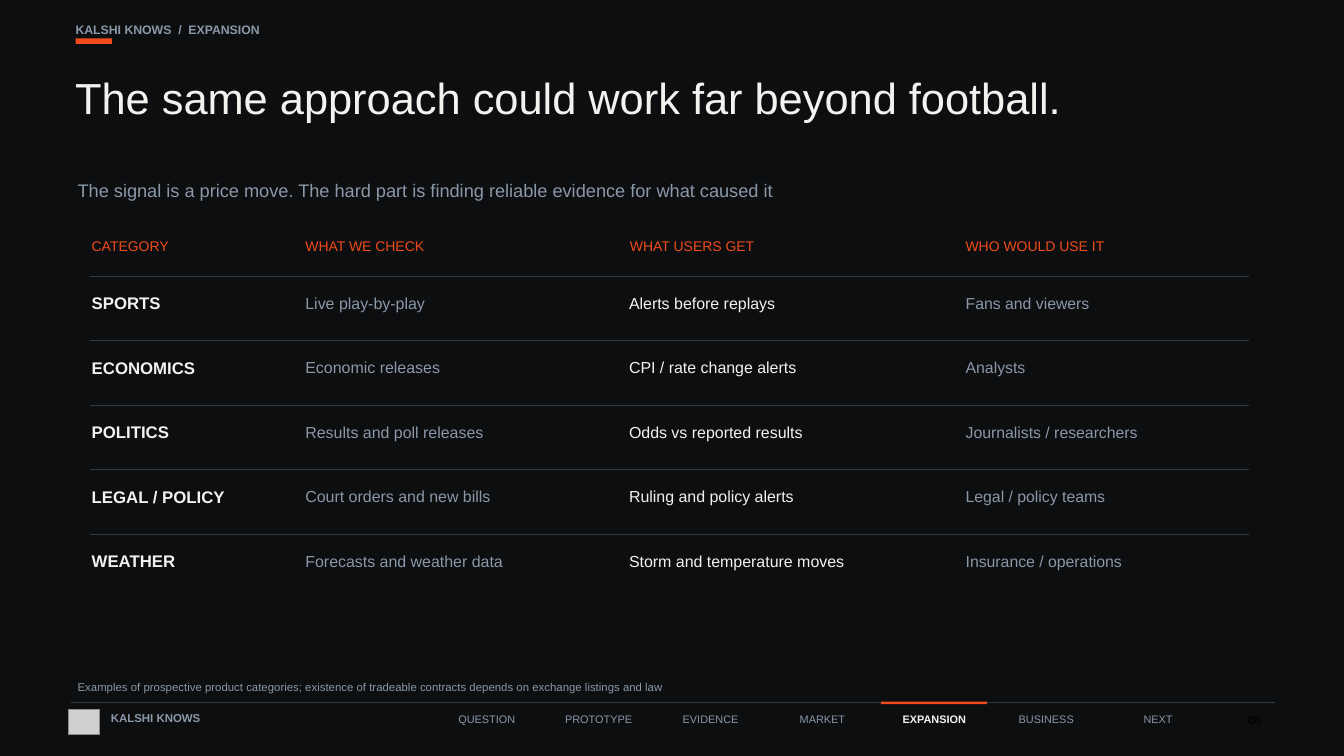
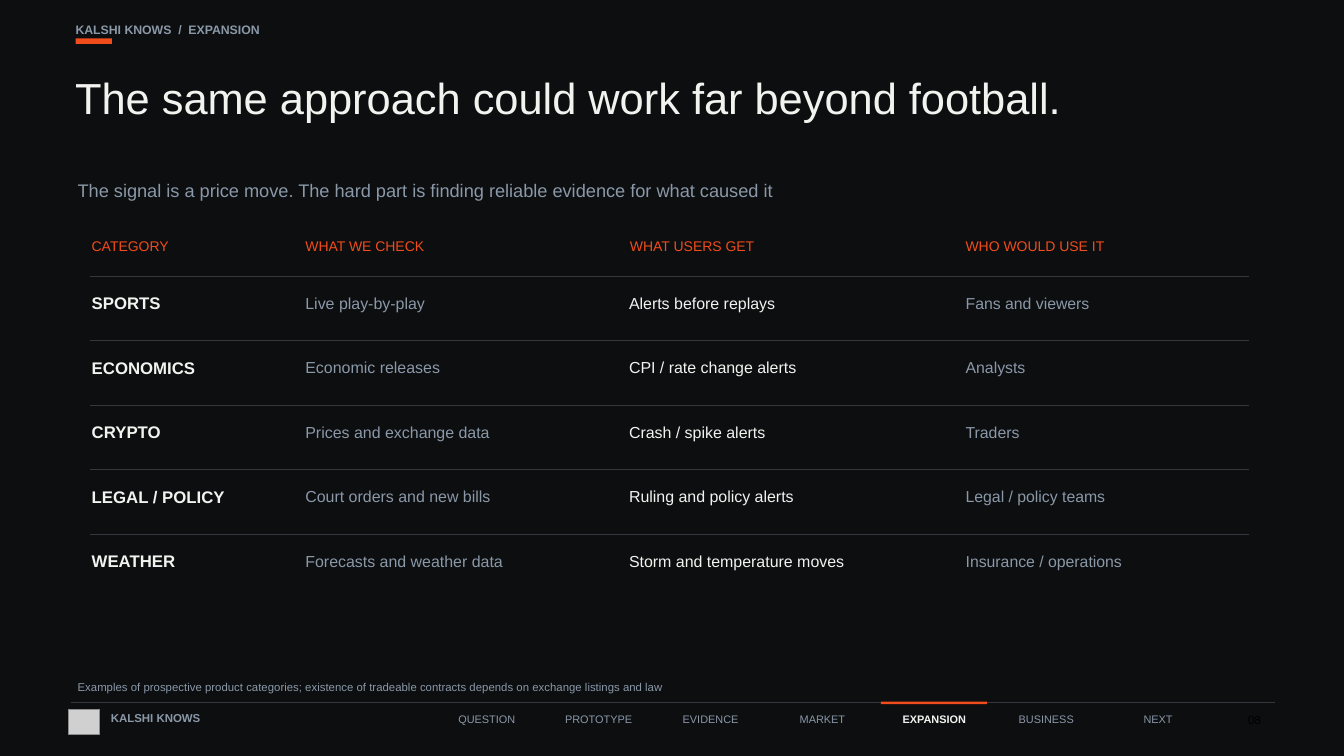
Before and after one commit to faisal-nabulsi/kalshi-knows, a slide deck: slide 8 of slides/Kalshi_Knows_FINAL.pptx. Drawn at 1344x756 pixels with LibreOffice and Linux fonts; fonts in the diff are those of the drawing; grey boxes stand for pictures. Boxes give left, top, right and bottom in pixels: in the first picture for what was removed or moved away, otherwise in the second. Text is boxed around its words. In the diff, an @@ line names an element or a change of style, - is before the commit and + after.

Commit message:
FINAL deck: politics row -> crypto

```diff
--- a/slides/Kalshi_Knows_FINAL.pptx
+++ b/slides/Kalshi_Knows_FINAL.pptx
@@ text at (92, 426, 161, 438): text changed @@
-POLITICS
+CRYPTO
@@ text at (305, 426, 490, 442): text changed @@
-Results and poll releases
+Prices and exchange data
@@ text at (629, 426, 765, 442): text changed @@
-Odds vs reported results
+Crash / spike alerts
@@ text at (966, 426, 1020, 438): text changed @@
-Journalists / researchers
+Traders
```
